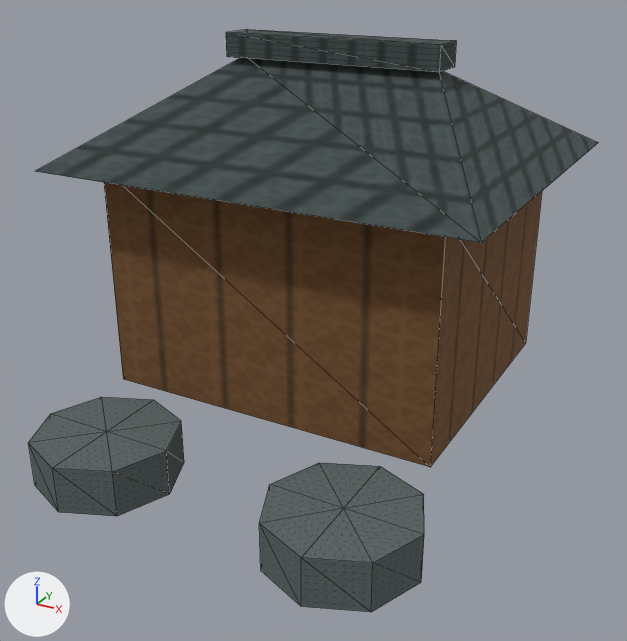
Before and after pictures for a commit that changed the glTF model app/src/main/assets/3d/field/domestic-MINT-1-lod2.glb.
Rendered twice from a 50 mm camera at (0.435, -0.914, 0.623) aimed at (-0.053, -0.028, 0.179). Arrows for +X, +Y and +Z are at lower left; the lights stay in place. The picture after the commit comes second. Mesh edges are drawn as thin lines. Vertices at exactly the same position are counted once.
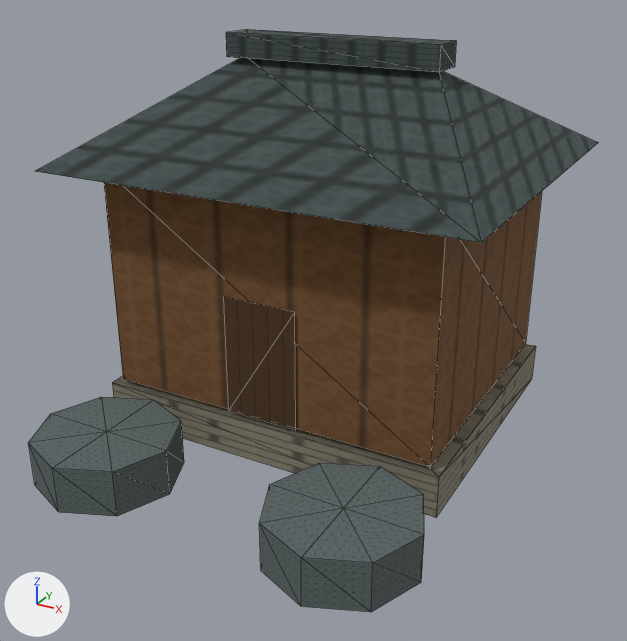
What differs and where, as boxes [x1, y1, x2, y2] in the pictures (627 x 641 px):
part 1 of me_mesh_0, added: after [112, 344, 536, 517]
part 2 of me_mesh_0, added (brown): after [224, 297, 296, 430]

The change in detail:
me_mesh_0 is used by ob_mesh_0; location (0.0, 0.0, 0.0).
Verts and faces of me_mesh_0; kept vertices keep their numbers, new ones are numbered from 56.
me_mesh_0 had 56 vertices, 74 faces and spanned x -0.361..0.201, y -0.33..0.327, z 0.02..0.513.
me_mesh_0 now has 68 vertices, 86 faces and spans x -0.361..0.201, y -0.33..0.327, z 0.01..0.513.
me_mesh_0 part 1: the loose piece of 8 vertices spanning x -0.305..0.145, y -0.11..0.27, z 0.07..0.365 is copied, and the copy is scaled about its middle by (1.06, 1.04, 0.186), then moved by (0.0, 0.0, -0.18); it spans x -0.319..0.159, y -0.118..0.278, z 0.01..0.065.
Part 2, on me_mesh_0:
New vertex 56 is at (-0.13, -0.113, 0.07), pixel (228, 410).
New vertex 57 is at (-0.031, -0.113, 0.07), pixel (295, 430).
New vertex 58 is at (-0.031, -0.113, 0.227), pixel (294, 312).
New vertex 59 is at (-0.13, -0.113, 0.227), pixel (223, 296).
New faces: (56, 57, 58), (56, 58, 59).
